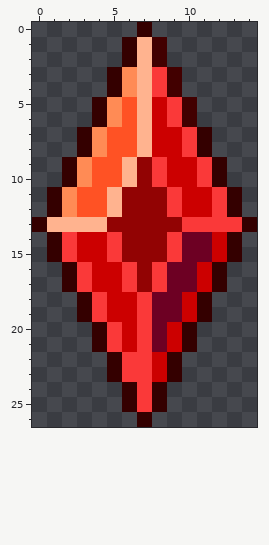
Two states of a pixel-art sprite, Items/ScarletFlareCore.png. The first picture shows the starting point.
The file is 30x54 pixels, drawn in blocks of 2x2; one block is one cell here.
New version:
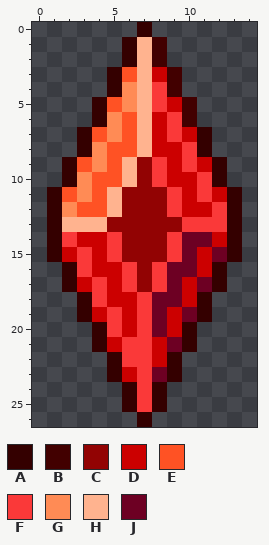
Palette (. is transparent): A #340000  B #420000  C #920303  D #cc0000  E #ff5224  F #fa3939  G #ff8b55  H #ffb38f  J #6d0023
From old to new:
y 3: x 6 G -> E; x 8 F -> D
y 5: x 5..6 GE -> EG; x 8..9 DF -> FD
y 7: x 4..5 GE -> EG; x 9..10 DF -> FD
y 9: x 3..4 GE -> EG; x 10..11 DF -> FD
y 11: x 2..3 GE -> EG; x 11..12 DF -> FD
y 13: x 0..1 AH -> .A; x 13..14 FA -> A.
y 15: x 2..3 FD -> DF; x 11..12 JD -> DJ
y 17: x 3..4 FD -> DF; x 10..11 JD -> DJ
y 19: x 4..5 FD -> DF; x 9..10 JD -> DJ
y 21: x 5..6 FD -> DF; x 8..9 JD -> DJ
y 23: x 6 F -> D; x 8 D -> J
Pixel boxes of the changes (left, top, right, bottom) in both pictures:
changed: (32, 67, 257, 382)
